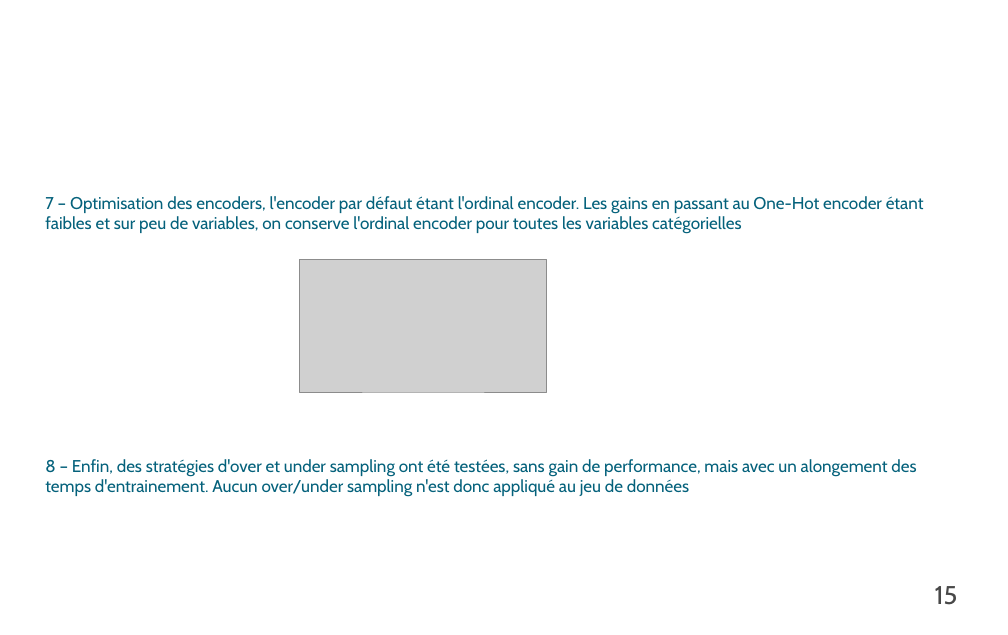
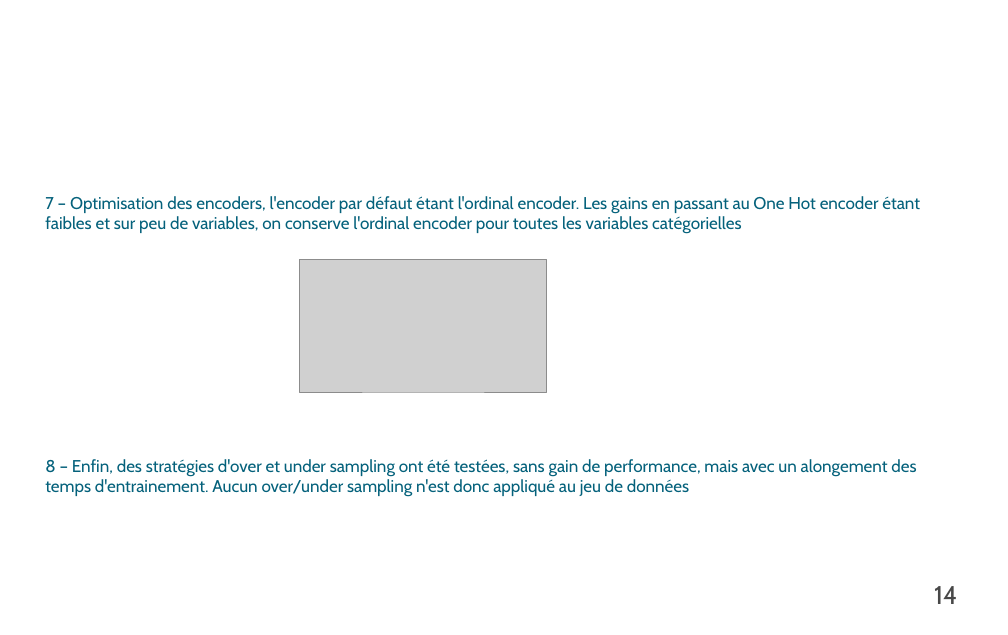
Before and after one commit to pyb-data/credit_scoring, a slide deck: slide 14 of P_07_Presentation.odp (slide 15 before the commit). Drawn at 1008x635 pixels with LibreOffice and Linux fonts; fonts in the diff are those of the drawing; grey boxes stand for pictures; background and template pictures are left out. Boxes give left, top, right and bottom in pixels: in the first picture for what was removed or moved away, otherwise in the second. Text is boxed around its words. In the diff, an @@ line names an element or a change of style, - is before the commit and + after.

```diff
--- a/P_07_Presentation.odp
+++ b/P_07_Presentation.odp
@@ text at [45,196,920,234]: text changed @@
-7 – Optimisation des encoders, l'encoder par défaut étant l'ordinal encoder. Les gains en passant au One-Hot encoder étant faibles et sur peu de variables, on conserve l'ordinal encoder pour toutes les variables catégorielles
+7 – Optimisation des encoders, l'encoder par défaut étant l'ordinal encoder. Les gains en passant au One Hot encoder étant faibles et sur peu de variables, on conserve l'ordinal encoder pour toutes les variables catégorielles
@@ page number at [934,586,957,604]: text changed @@
-15
+14
```
Also in this commit, not shown: 16 other slides changed, 3 slides added, 3 slides removed, 1 other file.
